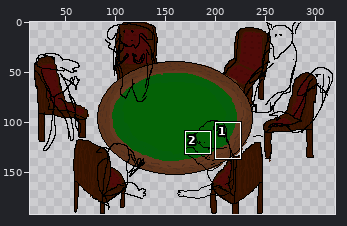
Two states of a pixel-art file, sprites/dog-poker.aseprite. Above: a wide view before the commit, with the close-up outlined.
Close-up. Before:
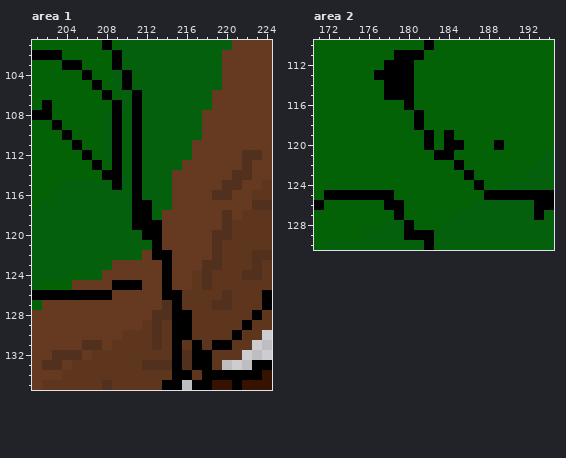
320x192 pixels, 1 frame. Colours within 5 levels of each other are drawn and written as one. Shown: area 1: x 201..224, y 101..135; area 2: x 171..194, y 110..130. The wide view leaves out empty margins. The commit also changed other parts of the picture, which this record leaves out.
Once edited:
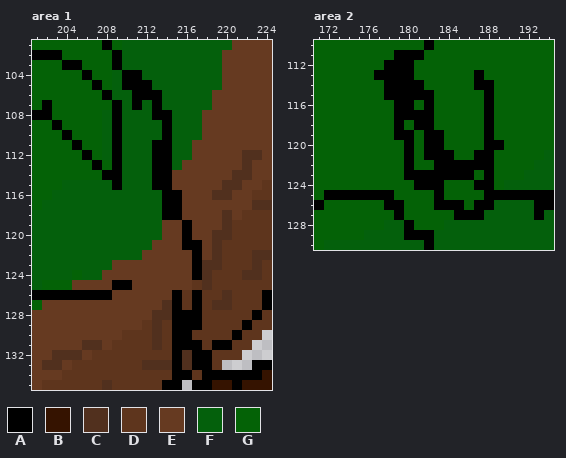
Palette (. is transparent): A #000000  B #351300  C #51301e  D #5e351d  E #663a21  F #04600c  G #046206
Edits made:
--- area 1, layer "outline - dogs"
@@ x 209..219 @@
 103 AFFFFFFFFFF
-104 FAFFFFFFFFF
-105 FAFFFFFFFFF
-106 FFAFFFFFFFE
-107 AFAFFFFFFFE
-108 AFAFFFFFFEE
-109 AFAFFFFFFEE
-110 AFAFFFFFFEE
-111 AFAFFFFFEEE
-112 AFAFFFFFEEE
-113 AFAFFFFEEEE
-114 AFAFFFEEEEE
-115 AFAFFFEEEEE
-116 FFAFFFEEEEC
-117 FFAAFFEEEEE
-118 FFAAFEEEEEE
-119 FFAAAEEEEEE
-120 FFFAAEEEEEC
-121 FFFFAEEEEEC
-122 FFFEAAEEEEC
-123 EEEEEAEEECC
-124 EEEEEAEEDCD
-125 AAAEEAEEDCD
-126 EEEEEAADDDD
-127 EEEEECADDDC
-128 EEEECCAADDD
-129 EEEDCDAADDD
+104 FAAFFFFFFFF
+105 FAAAFFFFFFF
+106 FFAAAFFFFFE
+107 AFAFAFFFFFE
+108 AFFFAAFFFEE
+109 AFFFFAFFFEE
+110 AFFFFAFFFEE
+111 AFFFAAFFEEE
+112 AFFFAAFFEEE
+113 AFFFAAFEEEE
+114 AFFFAAEEEEE
+115 AFFFAAEEEEE
+116 FFFFFAAEEEC
+117 FFFFFAAEEEE
+118 FFFFFAAEEEE
+119 FFFFFEEAEEE
+120 FFFFFEEAEEC
+121 FFFFEEEAAEC
+122 FFFEEEEEAEC
+123 EEEEEEEEACC
+124 EEEEEEEEACD
+125 AAEEEEEEDCD
+126 EEEEEEADADD
+127 EEEEECADADC
+128 EEEECCAAADD
+129 EEEDCDAAADD
 130 EDDDCDAADDD
-131 DDDDCDADADA
+131 DDDDCDAAADA
 132 DDDDDDACAAD
--- area 2, layer "outline - dogs"
@@ x 177..190 @@
 112 GAAAGGGGGGGGGG
-113 AAAAGGGGGGGGGG
-114 GAAAGGGGGGGGGG
-115 GAAAGGGGGGGGGG
-116 GGGAGGGGGGGGGG
-117 GGGGAGGGGGGGGG
-118 GGGGAGGGGGGGGG
-119 GGGGGAGAGGGGGG
-120 GGGGGAGAAGGGAG
-121 GGGGGGAAGGGGGG
-122 GGGGGGGGAGGGGG
-123 GGGGGGGGGAGGGG
-124 GGGGGGGGGGAGGF
-125 AAGGGGGGGGGAAA
-126 GAAGGGGGGGFFFF
-127 GGAGGGGGFFFFFF
+113 AAAAGGGGGGAGGG
+114 GAAAAGGGGGAAGG
+115 GAAAAAGGGGGAGG
+116 GGAAGAGGGGGAGG
+117 GGAAAAGGGGGAGG
+118 GGAGAAGGGGGAGG
+119 GGAAGAAGGGGAGG
+120 GGGAGAAGGGGAAG
+121 GGGAGAAAGGAAGG
+122 GGGAGGAAAAAAGG
+123 GGGAAAAAAAGAGG
+124 GGGGAAAGGGAAGF
+125 AAGGGGAGGGGAAA
+126 GAAGGGAAAGAAFF
+127 GGAGGGGGAAAFFF
 128 GFFAGGGFFFFFFF
